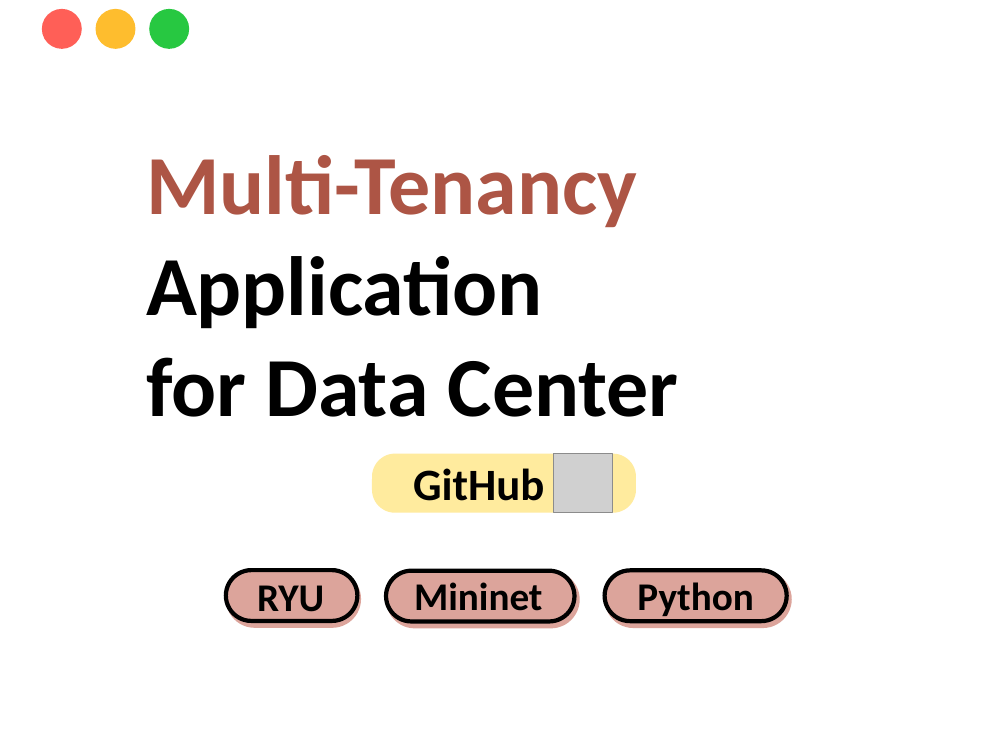
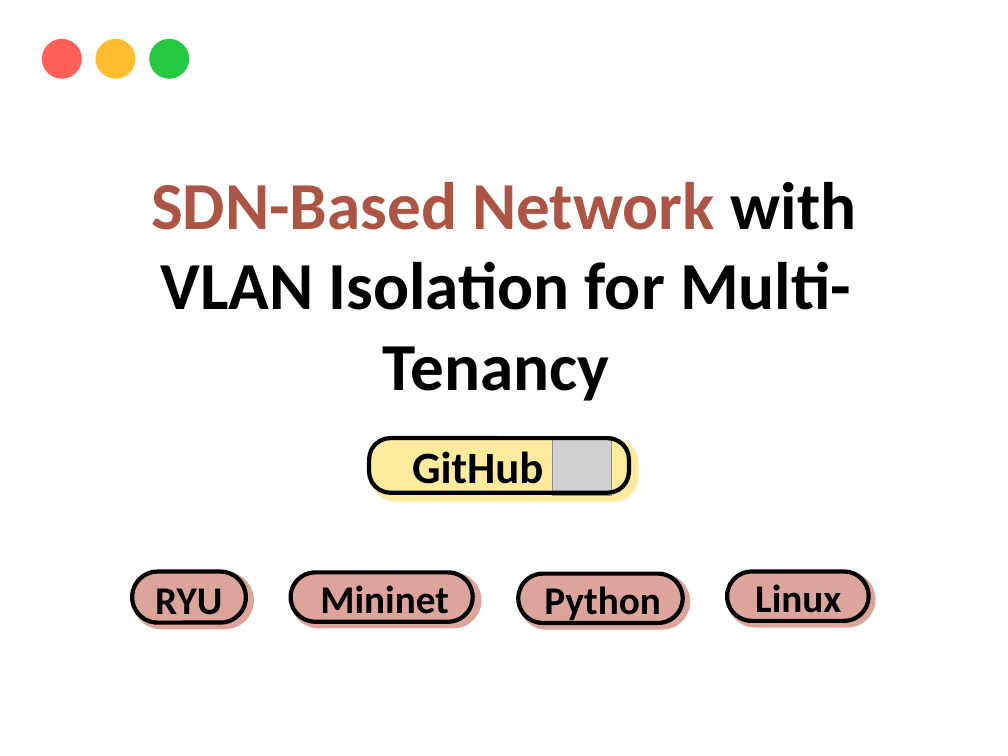
Before and after one commit to yinhsuan/portfolio, a slide deck: slide 4 of project image.pptx. Drawn at 1008x756 pixels with LibreOffice and Linux fonts; fonts in the diff are those of the drawing; grey boxes stand for pictures; background and template pictures are left out. Boxes give left, top, right and bottom in pixels: in the first picture for what was removed or moved away, otherwise in the second. Text is boxed around its words. In the diff, an @@ line names an element or a change of style, - is before the commit and + after.

```diff
--- a/project image.pptx
+++ b/project image.pptx
@@ 3 ellipses: place and size @@
-3 ellipses at [41,9,190,49]
+3 ellipses at [41,39,190,80]
@@ text at [151,182,857,401]: text changed; size 60 to 48 pt @@
-Multi-Tenancy Application
-for Data Center
+SDN-Based Network with VLAN Isolation for Multi-Tenancy
@@ rounded rectangle added at [369,438,629,493], outline #000000 3 pt @@
@@ rounded rectangle: place and size @@
-rounded rectangle at [372,454,636,513]
+rounded rectangle at [371,438,638,502]
@@ text "GitHub" rewrapped from [413,468,544,501] to [412,451,543,495] @@
@@ picture: place and size @@
-picture at [553,454,613,513]
+picture at [552,436,612,496]
@@ rounded rectangle: place and size @@
-rounded rectangle at [226,571,361,628]
+rounded rectangle at [132,572,254,629]
@@ rounded rectangle: place and size @@
-rounded rectangle at [226,571,358,621]
+rounded rectangle at [132,572,246,623]
@@ text "RYU": place and size @@
-text "RYU" at [257,585,324,621]
+text "RYU" at [155,588,222,624]
@@ rounded rectangle: place and size @@
-rounded rectangle at [386,571,580,628]
+rounded rectangle at [290,573,481,629]
@@ rounded rectangle: place and size @@
-rounded rectangle at [386,571,575,621]
+rounded rectangle at [290,573,473,622]
@@ text "Mininet": place and size @@
-text "Mininet" at [414,582,542,620]
+text "Mininet" at [320,585,448,623]
@@ rounded rectangle: place and size @@
-rounded rectangle at [605,571,792,628]
+rounded rectangle at [518,574,690,630]
@@ rounded rectangle: place and size @@
-rounded rectangle at [605,571,787,621]
+rounded rectangle at [518,574,682,623]
@@ text "Python": place and size @@
-text "Python" at [637,582,753,621]
+text "Python" at [544,586,660,624]
@@ rounded rectangle added at [727,572,875,628], fill #DCA49B @@
@@ rounded rectangle added at [727,572,868,621], outline #000000 3 pt @@
@@ text added at [755,584,841,622], 28 pt, text #000000, bold @@
+Linux
```
Also in this commit, not shown: 3 other slides changed, 2 slides added, 2 slides removed, 13 other files.
